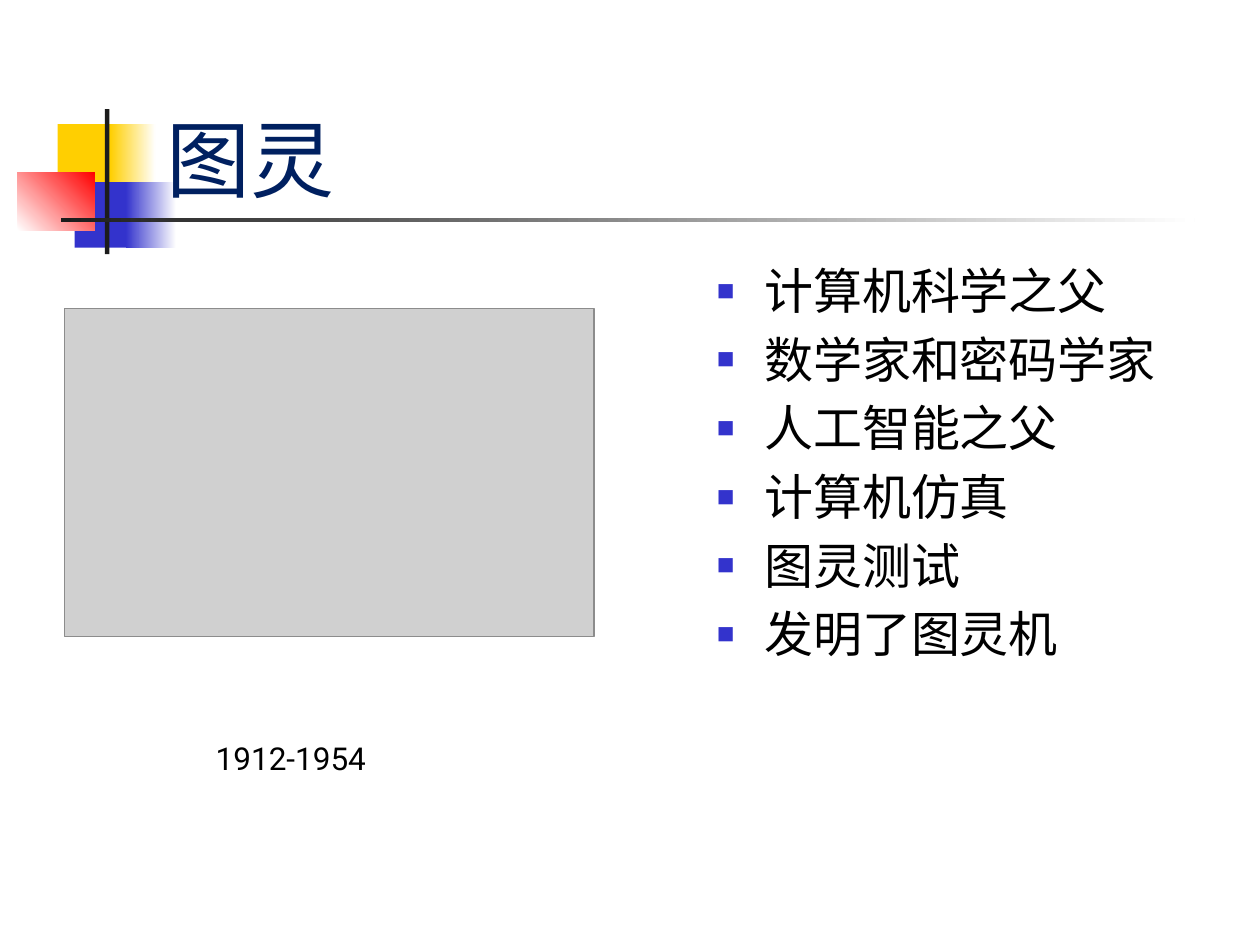
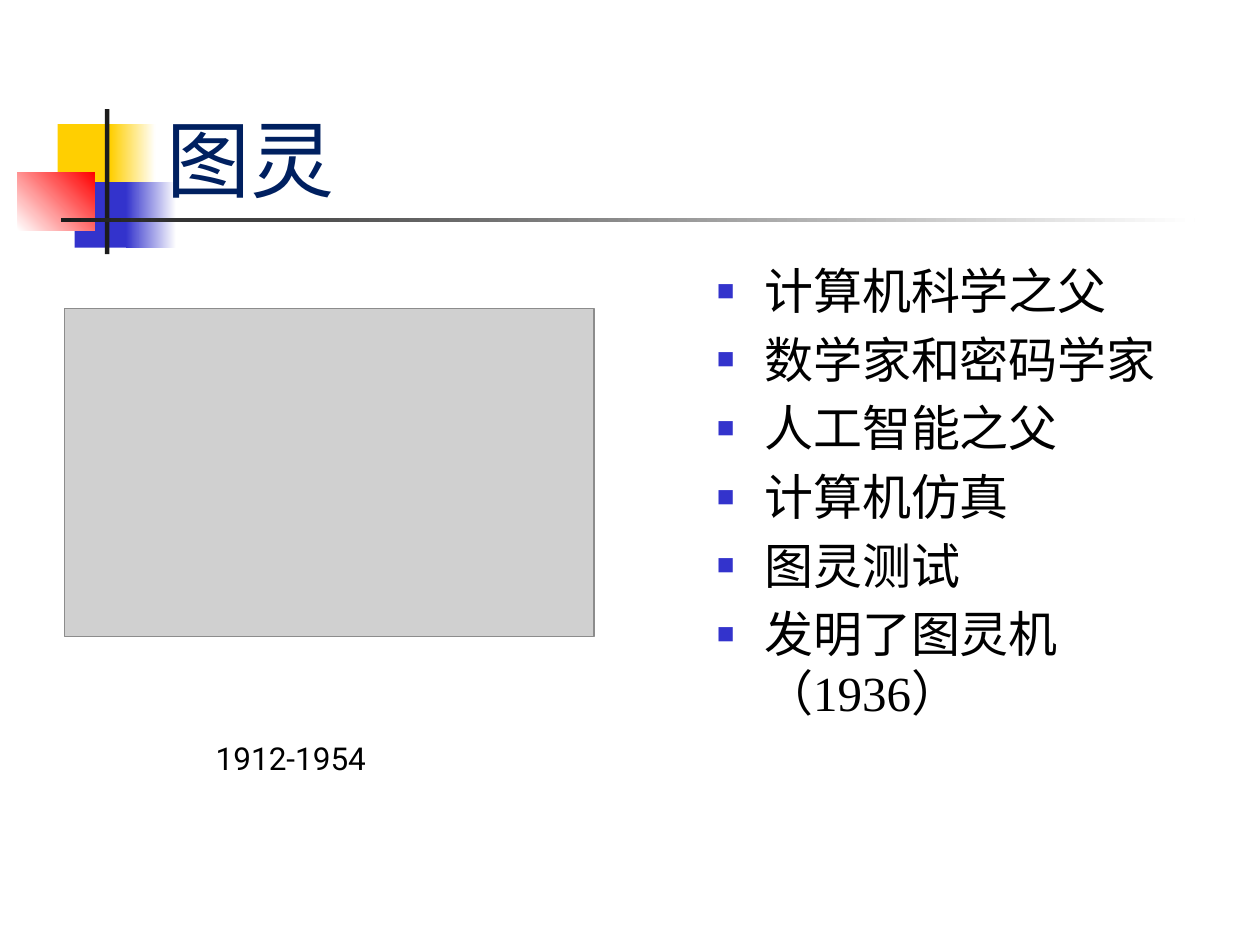
Before and after one commit to sans123wx/class, a slide deck: slide 14 of 计算机应用基础/第1章计算机基础/第1.1章 计算机概述.pptx (slide 15 before the commit). Drawn at 1260x945 pixels with LibreOffice and Linux fonts; fonts in the diff are those of the drawing; grey boxes stand for pictures. Boxes give left, top, right and bottom in pixels: in the first picture for what was removed or moved away, otherwise in the second. Text is boxed around its words. In the diff, an @@ line names an element or a change of style, - is before the commit and + after.

```diff
--- a/计算机应用基础/第1章计算机基础/第1.1章 计算机概述.pptx
+++ b/计算机应用基础/第1章计算机基础/第1.1章 计算机概述.pptx
@@ text at [764,610,1058,716]: text changed @@
-■ 发明了图灵机
+■ 发明了图灵机（1936）
```
Also in this commit, not shown: 90 other slides changed, 1 slide removed.
